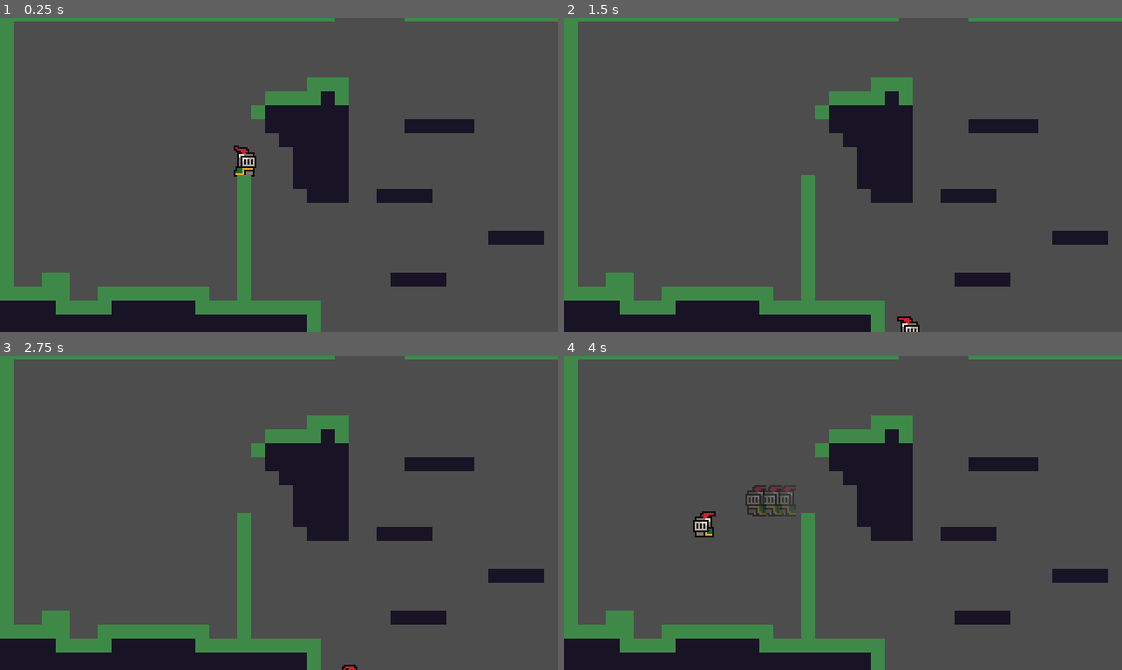
Above: before the commit, frames 1-4 (two rows, left to right).
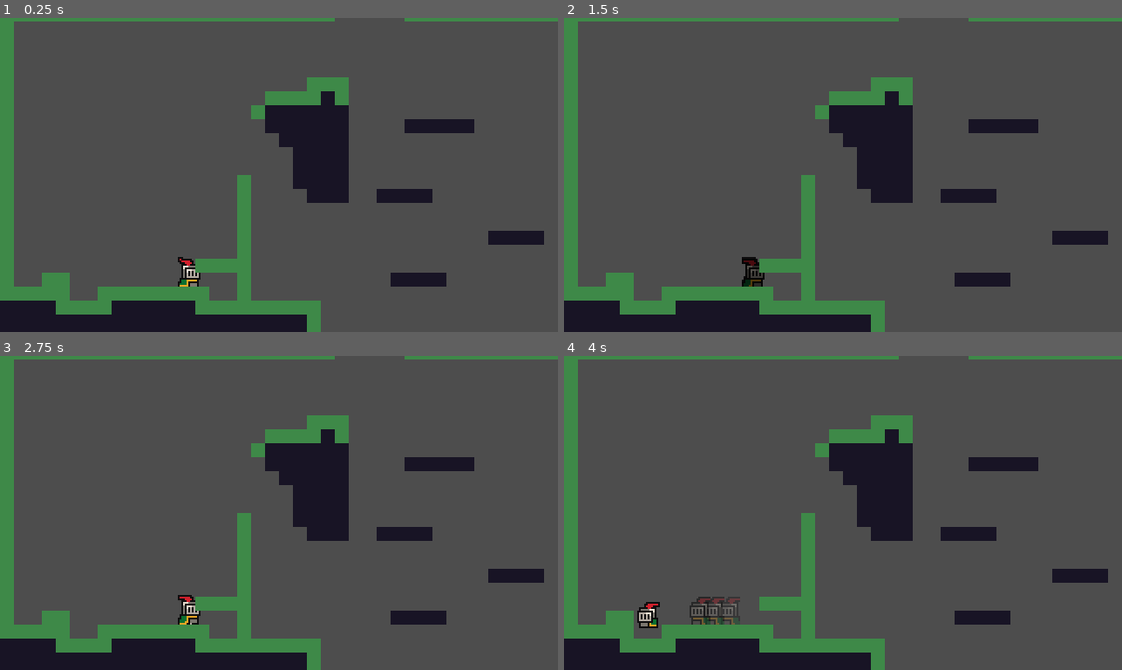
Above: after the commit, the same moments.

Repository: LamCaVoi/new-game-repo
Game: Godot game, scene res://Prototype/Prototype5/Prototype5.tscn
Two runs of this game, one before a commit and one after it. Both use one fixed random seed, a clock stepped at 60 frames per second and the inputs below.
Inputs:
- Up to frame 1 (0.25 s): no input
- Up to frame 2 (1.5 s): hold D (move_right) 0.53-1.28 s; tap X (dash) at 0.6, 1.35 s; tap Z (jump) at 0.77 s; hold Down (move_down) from 1.28 s (still down)
- Up to frame 3 (2.75 s): tap Z (jump) at 1.52 s; release Down (move_down) at 2.03 s; hold D (move_right) from 2.03 s (still down); tap X (dash) at 2.1 s
- Up to frame 4 (4 s): release D (move_right) at 2.78 s; hold Up (move_up) 2.78-3.53 s; tap X (dash) at 2.85, 3.6 s; tap Z (jump) at 3.02, 3.77 s; hold A (move_left) from 3.53 s (still down)

The runs differ from the first frame. In frame 1, 0.9% of the frame differs, in the area x 31-46%, y 40-86%; in frame 2, 0.7%; in frame 3, 0.7%; in frame 4, 1.8%, in the area x 13-43%, y 41-87%.

Commit message:
add wall detection

Diff:
--- a/Player/Movement Data/DefaultDataMoveMent.tres
+++ b/Player/Movement Data/DefaultDataMoveMent.tres
@@ -5,7 +5,7 @@
 [resource]
 script = ExtResource("1_bgw5n")
 max_x_speed = 120.0
-max_y_speed = 250.0
+max_y_speed = 200.0
 jump_height = 35.0
 jump_time_to_peak = 0.35
 jump_time_to_descent = 0.23
--- a/Player/State Machine/States/Fall State/fall.gd
+++ b/Player/State Machine/States/Fall State/fall.gd
@@ -34,8 +34,8 @@
 	run(direction)
 	apply_gravity(delta, abs(parent.velocity.y) < movement_data.hang_threshold)
 	parent.velocity.x = lerp(parent.velocity.x, direction * movement_data.max_x_speed, movement_data.velocity_x_lerp_speed)
-	movement.move_x(parent.velocity.x *delta, true)
-	movement.move_y(parent.velocity.y *delta, true)
+	movement.move_x(parent.velocity.x *delta)
+	movement.move_y(parent.velocity.y *delta)
 
 	if movement_data.is_colliding_top:
 		movement_data.is_colliding_top = false
--- a/Player/State Machine/States/Idle State/idle.gd
+++ b/Player/State Machine/States/Idle State/idle.gd
@@ -10,7 +10,7 @@
 
 func physics_update(delta: float) -> void:
 	apply_gravity(delta)
-	movement.move_y(parent.velocity.y * delta, true)
+	movement.move_y(parent.velocity.y * delta)
 	if(movement_data.is_colliding_bottom):
 		parent.velocity.y = 0
 	switch_state()
--- a/Player/State Machine/state_machine.gd
+++ b/Player/State Machine/state_machine.gd
@@ -44,5 +44,5 @@
 
 
 func _physics_process(delta: float) -> void:
-	print(state.movement_data.is_near_wall)
+	print(int(Global.curr_level.find_wall()))
 	state.physics_update(delta)
--- a/Player/pixel_perfect_movement.gd
+++ b/Player/pixel_perfect_movement.gd
@@ -13,15 +13,9 @@
 
 	if(amount != 0):
 		remainder.x -= amount
-		move_x_exact(amount, wall_detection_enabled)
+		move_x_exact(amount)
 
-	if(wall_detection_enabled):
-		if Global.curr_level.find_wall():
-			Events.player_near_wall.emit(true)
-		else:
-			Events.player_near_wall.emit(false)
-
-func move_x_exact(move: int, wall_detection_enabled: bool = false):
+func move_x_exact(move: int):
 	var step : int = sign(move)
 
 	while (move):
@@ -32,7 +26,7 @@
 		move -= step
 	Events.player_colliding_x.emit(false)
 
-func move_y(amount: float, wall_detection_enabled: bool = false):
+func move_y(amount: float):
 	remainder.y += amount
 	amount = floor(remainder.y)
 
@@ -40,13 +34,7 @@
 		remainder.y -= amount
 		move_y_exact(amount)
 
-	if(wall_detection_enabled):
-		if Global.curr_level.find_wall():
-			Events.player_near_wall.emit(true)
-		else:
-			Events.player_near_wall.emit(false)
-
-func move_y_exact(move: int, wall_detection_enabled: bool = false):
+func move_y_exact(move: int):
 	var step : int = sign(move)
 
 	while (move):
--- a/Prototype/Prototype5/Prototype5.tscn
+++ b/Prototype/Prototype5/Prototype5.tscn
@@ -39,11 +39,11 @@
 level_layer = NodePath("LevelTileMapLayer")
 
 [node name="LevelTileMapLayer" type="TileMapLayer" parent="."]
-tile_map_data = PackedByteArray("AAD3/wwAAAACAAQAAADs//P/AAA …(4831 unchanged characters)… AEAAcAAAD9/wEAAAAEAAcAAAD9/wAAAAAEAAcAAAA=")
+tile_map_data = PackedByteArray("AAD3/wwAAAACAAQAAADs//P/AAA …(4831 unchanged characters)… AEAAcAAAD9/wEAAAAEAAcAAAD9/wAAAAAEAAcAAAD6/wYAAAAEAAcAAAD7/wYAAAAEAAcAAAD8/wYAAAAEAAcAAAA=")
 tile_set = SubResource("TileSet_6sxoi")
 
 [node name="Player" parent="." instance=ExtResource("2_adels")]
-position = Vector2(-19, -7)
+position = Vector2(-51, 57)
 
 [node name="Camera2D" type="Camera2D" parent="."]
 
--- a/Prototype/Prototype6/prototype_6.gd
+++ b/Prototype/Prototype6/prototype_6.gd
@@ -26,14 +26,23 @@
 
 func find_wall():
 	var player_tile : Vector2i = level_layer.local_to_map(to_local(player.global_position))
-	for i in range(player_tile.x - 1, player_tile.x + 2,2):
-		for j in range(player_tile.y, player_tile.y + 2):
-			if (not used_cell_dict.has(Vector2i(i,j))):
-				continue
-			var tile_rect = Rect2(level_layer.map_to_local(Vector2(i,j)) + Vector2(-4,-4), Vector2(8,8))
-			var step =-3 if i < 0 else 3
-			if intersect(tile_rect,Vector2(step, 0), true):
-				return true
+	for side in range(-1,2,2):
+		var position : Vector2
+		var size : Vector2
+		if (used_cell_dict.has(player_tile + Vector2i(side, 0))):
+			position = level_layer.map_to_local(player_tile + Vector2i(side, 0)) + Vector2(-4,-4)
+			if (used_cell_dict.has(player_tile + Vector2i(side, 1))):
+				size = Vector2(8,16)
+			else:
+				size = Vector2(8,8)
+		elif(used_cell_dict.has(player_tile + Vector2i(side, 1))):
+			position = level_layer.map_to_local(player_tile + Vector2i(side, 1)) + Vector2(-4,4)
+			size = Vector2(8,8)
+		else:
+			continue
+		var tile_rect = Rect2(position, size)
+		if(intersect(tile_rect,Vector2(side * 3, 0), true)):
+			return true
 	return false
 
 func check_intersection(offset: Vector2i = Vector2i.ZERO):
@@ -54,5 +63,5 @@
 	#print("left : " + str(get_tile_left(tile)) + " right : " + str(get_tile_right(tile)) + " top : " + str(get_tile_top(tile)) + " bottom : " + str(get_tile_bottom(tile)))
 	return (player.get_left_rect() + offset.x < get_tile_right(tile) and
 	player.get_right_rect() + offset.x > get_tile_left(tile) and
-	player.get_top_rect() + offset.y + player.height * int(wall_detection) < get_tile_bottom(tile) and
+	player.get_top_rect() + player.height * int(wall_detection) * 0.5 + offset.y < get_tile_bottom(tile) and
 	player.get_bottom_rect() + offset.y > get_tile_top(tile))
